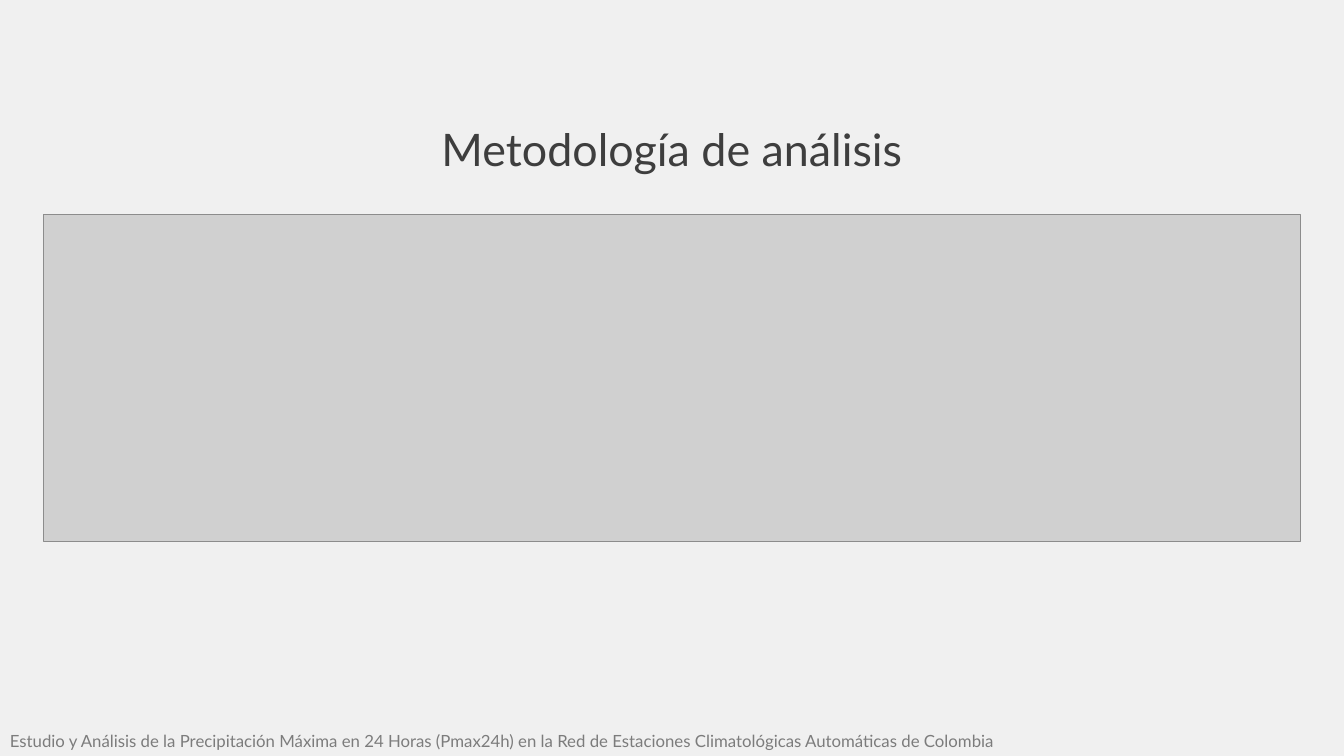
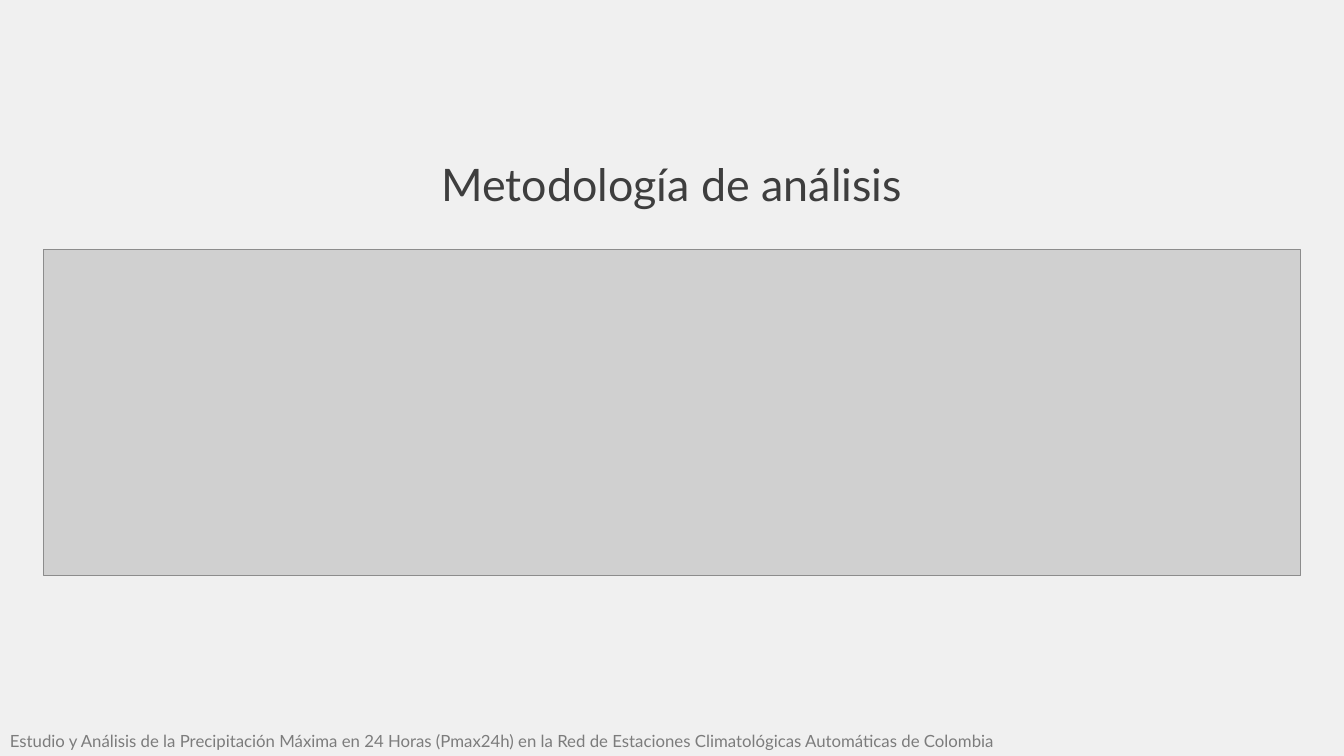
Before and after one commit to rcfdtools/R.HydroTools, a slide deck: slide 4 of tool/PMP/file/report/SCI_XXVI_SNHH26_Presentacion_PMax24HAutomColombia_v1.pptx. Drawn at 1344x756 pixels with LibreOffice and Linux fonts; fonts in the diff are those of the drawing; grey boxes stand for pictures. Boxes give left, top, right and bottom in pixels: in the first picture for what was removed or moved away, otherwise in the second. Text is boxed around its words. In the diff, an @@ line names an element or a change of style, - is before the commit and + after.

```diff
--- a/tool/PMP/file/report/SCI_XXVI_SNHH26_Presentacion_PMax24HAutomColombia_v1.pptx
+++ b/tool/PMP/file/report/SCI_XXVI_SNHH26_Presentacion_PMax24HAutomColombia_v1.pptx
@@ title "Metodología de análisis": place and size @@
-title "Metodología de análisis" at (441,133,902,174)
+title "Metodología de análisis" at (441,168,902,209)
@@ picture: place and size @@
-picture at (44,215,1301,541)
+picture at (44,250,1301,577)
```
Also in this commit, not shown: 5 other slides changed, 7 slides added, 1 other file.
